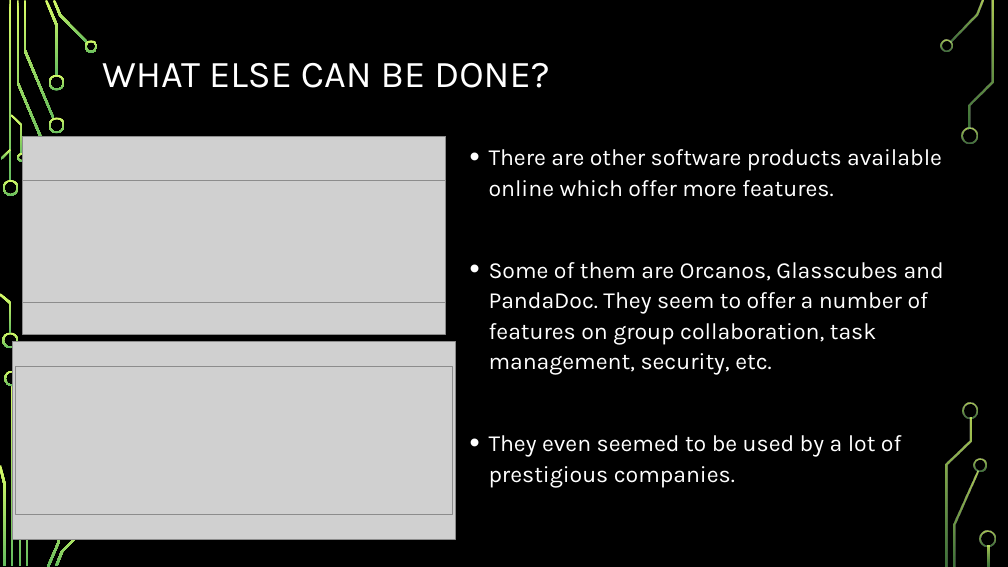
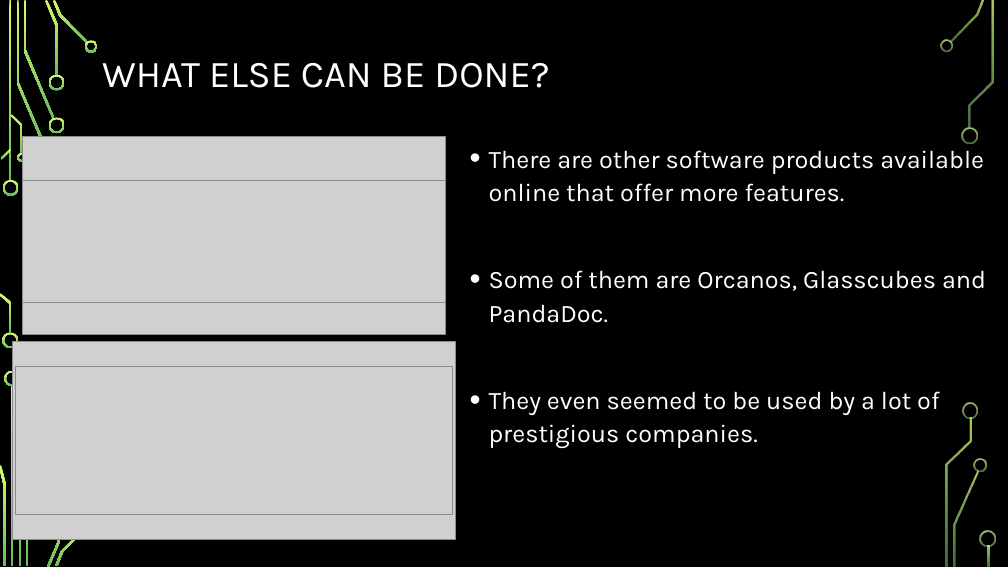
Before and after one commit to CodeBreaker707/Software-Systems-Development, a slide deck: slide 6 of Topic 9 - AE1.pptx. Drawn at 1008x567 pixels with LibreOffice and Linux fonts; fonts in the diff are those of the drawing; grey boxes stand for pictures; background and template pictures are left out. Boxes give left, top, right and bottom in pixels: in the first picture for what was removed or moved away, otherwise in the second. Text is boxed around its words. In the diff, an @@ line names an element or a change of style, - is before the commit and + after.

```diff
--- a/Topic 9 - AE1.pptx
+++ b/Topic 9 - AE1.pptx
@@ text at <box>489,150,986,323</box>: text changed; size 22 to 24 pt @@
-• There are other software products available online which offer more features.
-• Some of them are Orcanos, Glasscubes and PandaDoc. They seem to offer a number of features on group collaboration, task management, security, etc.
+• There are other software products available online that offer more features.
+• Some of them are Orcanos, Glasscubes and PandaDoc.
@@ text at <box>489,391,939,448</box>: size 22 to 24 pt in "They even seemed to be used by ..." @@
```
Also in this commit, not shown: 1 other slide changed, 2 other files.
